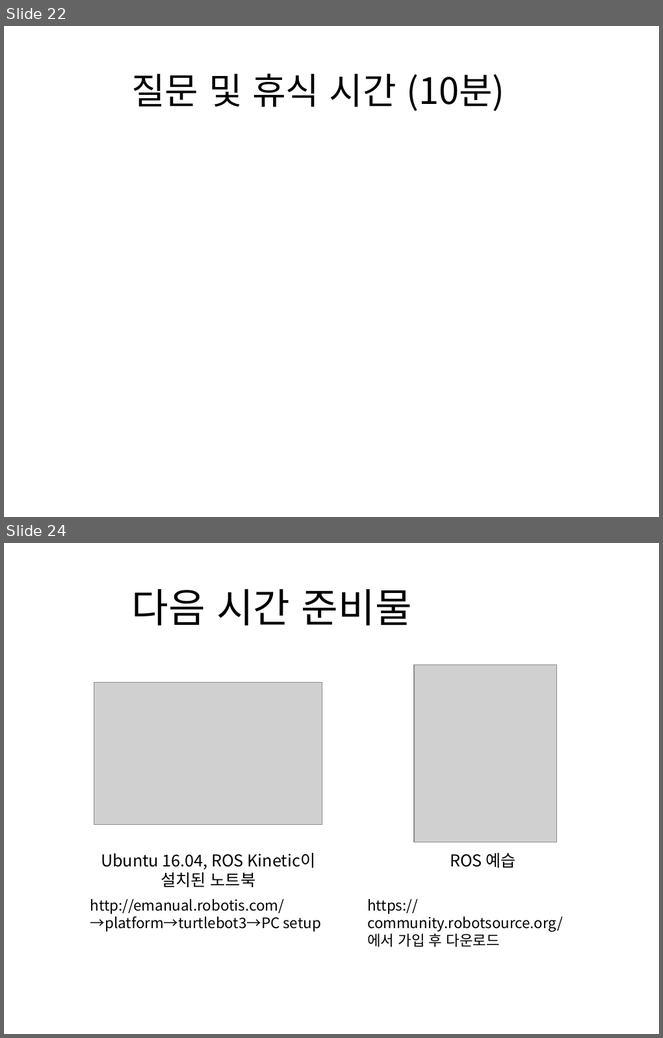
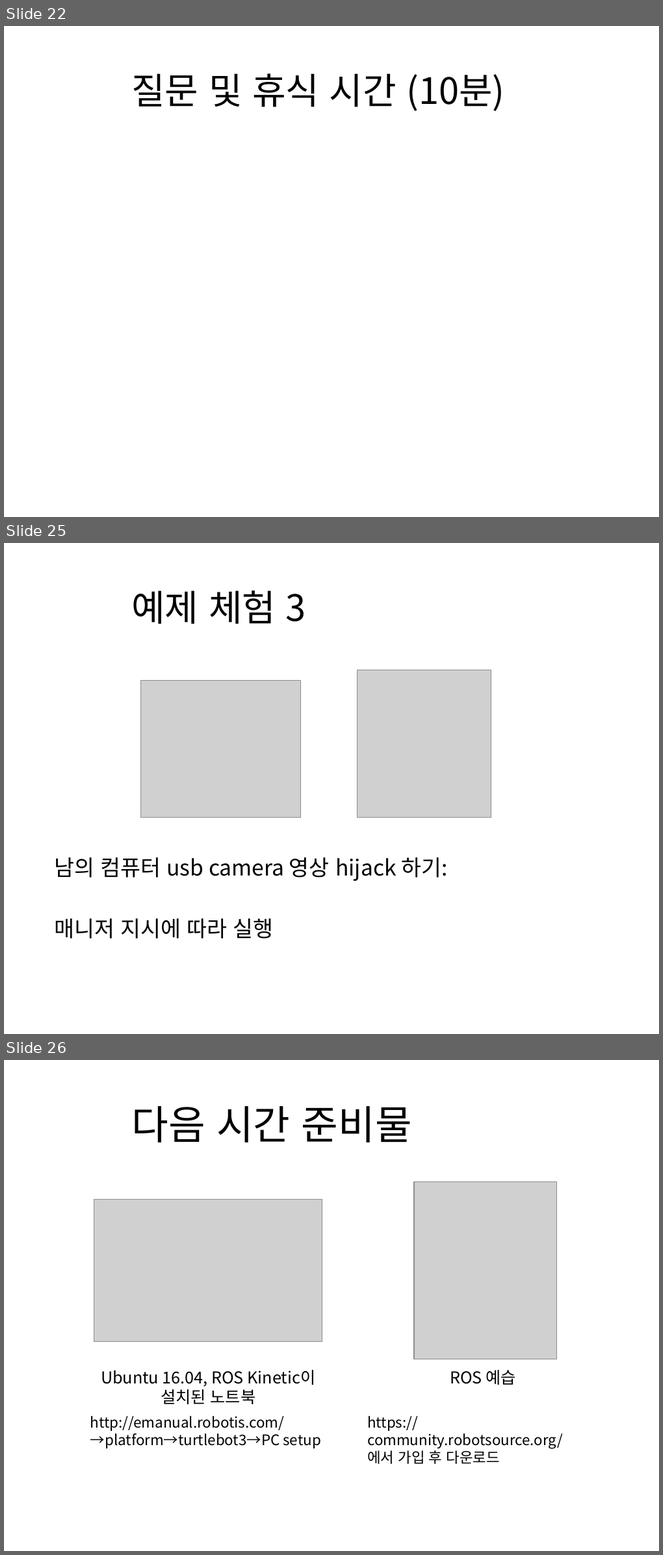
Before and after one commit to jeongam5785/documents, a slide deck: auturbo_2018_spring/auturbo_2018_spring_week2.pptx. Shown one above the other, each under a label of ours: slides 22 and 24 before the commit, slides 22, 25 and 26 after it; the slides between them are not shown. The pictures are 663x1038 and 663x1555 pixels, drawn with LibreOffice and Linux fonts; fonts in the diff are those of the drawing; grey boxes stand for pictures; background and template pictures are left out. Boxes give left, top, right and bottom in pixels: in the first picture for what was removed or moved away, otherwise in the second. Text is boxed around its words. In the diff, an @@ line names an element or a change of style, - is before the commit and + after.

```diff
--- a/auturbo_2018_spring/auturbo_2018_spring_week2.pptx
+++ b/auturbo_2018_spring/auturbo_2018_spring_week2.pptx
@@ slide 25 added at [4, 543, 659, 1034], background #FFFFFF @@
@@ title added at [132, 590, 306, 624], 40 pt, text #000000 @@
+예제 체험 3
@@ picture added at [357, 670, 491, 818] @@
@@ picture added at [141, 681, 301, 818] @@
@@ text added at [54, 858, 447, 939], 24 pt, text #000000 @@
+남의 컴퓨터 usb camera 영상 hijack 하기:
+매니저 지시에 따라 실행
@@ what was slide 24 is now slide 26 @@
```
Also in this commit, not shown: 1 slide changed, 1 other slide added.
